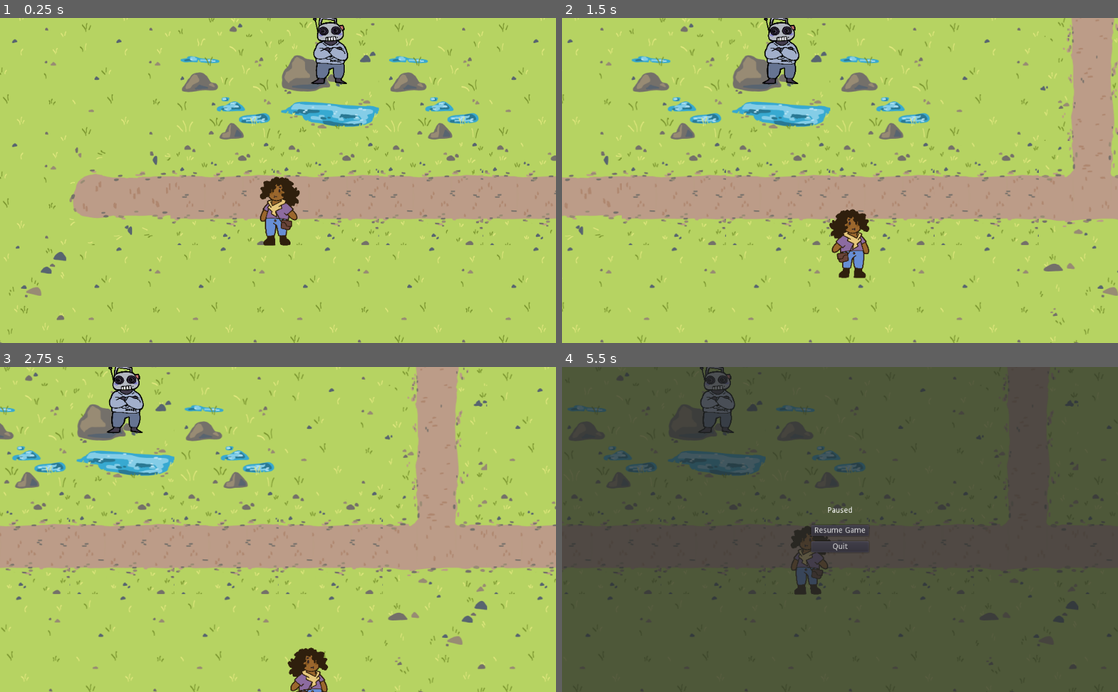
Above: before the commit, frames 1-4 (two rows, left to right).
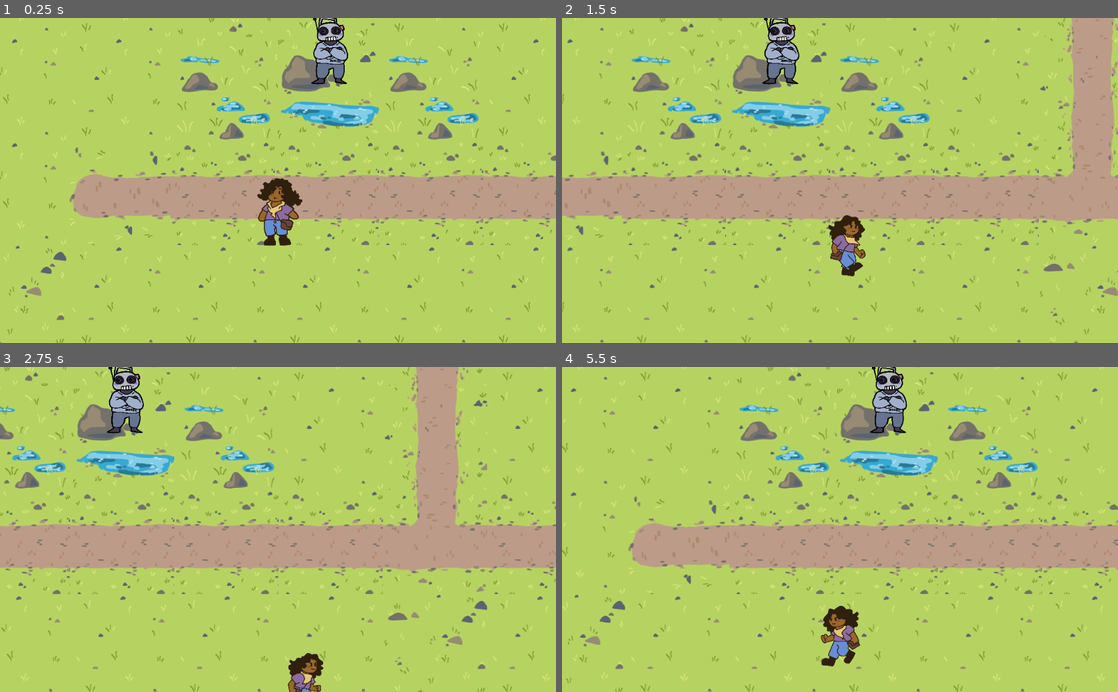
Above: after the commit, the same moments.

Repository: FabulouslyFloor/We-Ain-t-Got-Rhythm
Game: Godot game, scene res://Overworld.tscn
The game is run twice, just before and just after one commit, with the same random seed, the same clock (stepped at 60 frames per second) and the same inputs.
Inputs:
- Up to frame 1 (0.25 s): no input
- Up to frame 2 (1.5 s): hold Right 0.53-1.28 s; hold Q 0.53-1.28 s; hold Down from 1.28 s (still down); tap Q at 1.35 s
- Up to frame 3 (2.75 s): release Down at 2.03 s; hold Right from 2.03 s (still down); hold Q from 2.03 s (still down)
- Up to frame 4 (5.5 s): release Right at 2.78 s; release Q at 2.78 s; hold Up 2.78-3.53 s; tap Q at 2.85, 4.35 s; hold Q 3.53-4.28 s; hold Left 3.53-5.03 s; tap Escape (pause, bound only before the commit) at 4.15 s; hold Down from 5.03 s (still down); hold Q from 5.03 s (still down)

The runs differ from the first frame. In frame 1, 0.5% of the frame differs, in the area x 46-55%, y 48-71%; in frame 2, 0.8%; in frame 3, 0.6%; in frame 4, 100%, in the area x 0-100%, y 0-100%.

Commit message:
uh oh!

Diff:
--- a/Rhythm Game/LevelSpawnCoding/project.godot
+++ b/Rhythm Game/LevelSpawnCoding/project.godot
@@ -21,7 +21,3 @@
 [physics]
 
 common/enable_pause_aware_picking=true
-
-[rendering]
-
-environment/default_environment="res://default_env.tres"
--- a/Rhythm Game/MainCharacter.gd
+++ b/Rhythm Game/MainCharacter.gd
@@ -1,10 +1,6 @@
-extends Sprite
+extends KinematicBody2D
 
-
-# Declare member variables here. Examples:
-# var a = 2
-# var b = "text"
-
+onready var animated_sprite = $animated_sprite
 
 # Called when the node enters the scene tree for the first time.
 func _ready():
@@ -15,23 +11,53 @@
 # Called every frame. 'delta' is the elapsed time since the previous frame.
 func _process(delta):
 	if Input.is_key_pressed(KEY_UP):
+		animated_sprite.play("run")
 		self.position.y -= 5
 		if !$SoundWalk.is_playing():
 			$SoundWalk.play()
-	if Input.is_key_pressed(KEY_DOWN):
+	elif Input.is_key_pressed(KEY_UP) and Input.is_key_pressed(KEY_LEFT):
+		animated_sprite.play("run")
+		self.position.y -= 5
+		self.position.x -= 5
+		if !$SoundWalk.is_playing():
+			$SoundWalk.play()
+	elif Input.is_key_pressed(KEY_UP) and Input.is_key_pressed(KEY_RIGHT):
+		animated_sprite.play("run")
+		self.position.y -= 5
+		self.position.x += 5
+		if !$SoundWalk.is_playing():
+			$SoundWalk.play()
+	elif Input.is_key_pressed(KEY_DOWN):
+		animated_sprite.play("run")
 		self.position.y += 5
 		if !$SoundWalk.is_playing():
 			$SoundWalk.play()
-	if Input.is_key_pressed(KEY_LEFT):
+	elif Input.is_key_pressed(KEY_DOWN) and Input.is_key_pressed(KEY_LEFT):
+		animated_sprite.play("run")
+		self.position.y += 5
+		self.position.x -= 5
+		if !$SoundWalk.is_playing():
+			$SoundWalk.play()
+	elif Input.is_key_pressed(KEY_DOWN) and Input.is_key_pressed(KEY_RIGHT):
+		animated_sprite.play("run")
+		self.position.y += 5
+		self.position.x += 5
+		if !$SoundWalk.is_playing():
+			$SoundWalk.play()
+	elif Input.is_key_pressed(KEY_LEFT):
+		animated_sprite.play("run")
 		self.position.x -= 5
 		self.scale.x = 0.197
 		if !$SoundWalk.is_playing():
 			$SoundWalk.play()
-	if Input.is_key_pressed(KEY_RIGHT):
+	elif Input.is_key_pressed(KEY_RIGHT):
+		animated_sprite.play("run")
 		self.position.x += 5
 		self.scale.x = -0.197
 		if !$SoundWalk.is_playing():
 			$SoundWalk.play()
+	else:
+		animated_sprite.play("idle")
 
 
 func _on_Area2D_body_entered(body):
--- a/Rhythm Game/Overworld.gd
+++ b/Rhythm Game/Overworld.gd
@@ -1,10 +1,14 @@
 extends TileMap
 
 
+# Declare member variables here. Examples:
+# var a = 2
+# var b = "text"
+
+
+# Called when the node enters the scene tree for the first time.
 func _ready():
-
-	get_viewport().audio_listener_enable_2d = true
-
-func _BG_Music():
-	if !$OverworldMusic.is_Playing():
-		$OverworldMusic.play()
+	pass
+# Called every frame. 'delta' is the elapsed time since the previous frame.
+#func _process(delta):
+#	pass
--- a/Rhythm Game/Overworld.tscn
+++ b/Rhythm Game/Overworld.tscn
@@ -8,15 +8,34 @@
 [ext_resource path="res://Sprites/SpeechBubble.png" type="Texture" id=6]
 [ext_resource path="res://Sounds/Single-footstep-in-grass-G-www.fesliyanstudios.com.mp3" type="AudioStream" id=7]
 [ext_resource path="res://Overworld/showtune-city-ROUGH.png" type="Texture" id=8]
-[ext_resource path="res://Sprites/mc-idle-frame1.png" type="Texture" id=9]
+[ext_resource path="res://Sprites/Animations/mc-idle-frame1.png" type="Texture" id=9]
 [ext_resource path="res://Overworld.gd" type="Script" id=10]
-[ext_resource path="res://PauseMenu.tscn" type="PackedScene" id=12]
+[ext_resource path="res://Sprites/Animations/mc-idle-frame2.png" type="Texture" id=11]
+[ext_resource path="res://Sprites/Animations/mc-run-frame4.png" type="Texture" id=12]
+[ext_resource path="res://Sprites/Animations/mc-run-frame1.png" type="Texture" id=13]
+[ext_resource path="res://Sprites/Animations/mc-run-frame2.png" type="Texture" id=14]
+[ext_resource path="res://Sprites/Animations/mc-run-frame6.png" type="Texture" id=15]
+[ext_resource path="res://Sprites/Animations/mc-run-frame5.png" type="Texture" id=16]
+[ext_resource path="res://Sprites/Animations/mc-run-frame3.png" type="Texture" id=17]
 
 [sub_resource type="RectangleShape2D" id=2]
 extents = Vector2( 319.797, 363.611 )
 
 [sub_resource type="CircleShape2D" id=3]
 radius = 397.806
+
+[sub_resource type="SpriteFrames" id=4]
+animations = [ {
+"frames": [ ExtResource( 9 ), ExtResource( 11 ) ],
+"loop": true,
+"name": "idle",
+"speed": 4.0
+}, {
+"frames": [ ExtResource( 13 ), ExtResource( 17 ), ExtResource( 12 ), ExtResource( 14 ), ExtResource( 16 ), ExtResource( 15 ) ],
+"loop": true,
+"name": "run",
+"speed": 8.0
+} ]
 
 [sub_resource type="CircleShape2D" id=1]
 radius = 399.603
@@ -25,8 +44,6 @@
 __meta__ = {
 "_edit_horizontal_guides_": [ -1214.0 ]
 }
-
-[node name="OverworldMusic" type="AudioStreamPlayer2D" parent="."]
 
 [node name="Node2D" type="TileMap" parent="."]
 tile_set = ExtResource( 1 )
@@ -92,24 +109,28 @@
 [node name="CollisionShape2D" type="CollisionShape2D" parent="ShowtuneResident/Area2D"]
 shape = SubResource( 3 )
 
-[node name="Sprite" type="Sprite" parent="."]
+[node name="KinematicBody2D" type="KinematicBody2D" parent="."]
 position = Vector2( 582, 322 )
 rotation = 3.14159
 scale = Vector2( 0.197, -0.189 )
-texture = ExtResource( 9 )
 script = ExtResource( 3 )
 
-[node name="KinematicBody2D" type="KinematicBody2D" parent="Sprite"]
-
-[node name="CollisionShape2D" type="CollisionShape2D" parent="Sprite/KinematicBody2D"]
-shape = SubResource( 1 )
-
-[node name="SoundWalk" type="AudioStreamPlayer2D" parent="Sprite"]
+[node name="SoundWalk" type="AudioStreamPlayer2D" parent="KinematicBody2D"]
+scale = Vector2( 1, 1 )
 stream = ExtResource( 7 )
 volume_db = -12.0
 
-[node name="RemoteTransform2D" type="RemoteTransform2D" parent="Sprite"]
-remote_path = NodePath("../../Camera2D")
+[node name="animated_sprite" type="AnimatedSprite" parent="KinematicBody2D"]
+scale = Vector2( 1, 1 )
+frames = SubResource( 4 )
+animation = "idle"
+frame = 1
+
+[node name="RemoteTransform2D" type="RemoteTransform2D" parent="KinematicBody2D/animated_sprite"]
+remote_path = NodePath("../../../Camera2D")
+
+[node name="CollisionShape2D" type="CollisionShape2D" parent="KinematicBody2D"]
+shape = SubResource( 1 )
 
 [node name="Camera2D" type="Camera2D" parent="."]
 position = Vector2( 582, 322 )
@@ -123,14 +144,6 @@
 smoothing_enabled = true
 editor_draw_limits = true
 
-[node name="GUI" type="CanvasLayer" parent="."]
-
-[node name="PauseMenu" type="Control" parent="GUI"]
-margin_right = 40.0
-margin_bottom = 40.0
-
-[node name="PauseMenu2" parent="GUI" instance=ExtResource( 12 )]
-
 [connection signal="draw" from="PondMan" to="PondMan" method="_on_PondMan_draw"]
 [connection signal="draw" from="PondMan/SpeechBubble" to="PondMan" method="_on_SpeechBubble_draw"]
 [connection signal="body_entered" from="PondMan/Area2D" to="PondMan" method="_on_Area2D_body_entered"]
--- a/Rhythm Game/project.godot
+++ b/Rhythm Game/project.godot
@@ -18,14 +18,6 @@
 
 common/drop_mouse_on_gui_input_disabled=true
 
-[input]
-
-pause={
-"deadzone": 0.5,
-"events": [ Object(InputEventKey,"resource_local_to_scene":false,"resource_name":"","device":0,"alt":false,"shift":false,"control":false,"meta":false,"command":false,"pressed":false,"scancode":16777217,"physical_scancode":0,"unicode":0,"echo":false,"script":null)
- ]
-}
-
 [physics]
 
 common/enable_pause_aware_picking=true
Not shown: 1 places in Rhythm Game/Overworld.tscn that only renumber resources
Binary file added: Rhythm Game/Sprites/Animations/mc-idle-frame1.png
Not shown, added: Rhythm Game/Sprites/Animations/mc-idle-frame1.png.import
Binary file added: Rhythm Game/Sprites/Animations/mc-idle-frame2.png
Not shown, added: Rhythm Game/Sprites/Animations/mc-idle-frame2.png.import
Binary file added: Rhythm Game/Sprites/Animations/mc-run-frame1.png
Not shown, added: Rhythm Game/Sprites/Animations/mc-run-frame1.png.import
Binary file added: Rhythm Game/Sprites/Animations/mc-run-frame2.png
Not shown, added: Rhythm Game/Sprites/Animations/mc-run-frame2.png.import
Binary file added: Rhythm Game/Sprites/Animations/mc-run-frame3.png
Not shown, added: Rhythm Game/Sprites/Animations/mc-run-frame3.png.import
Binary file added: Rhythm Game/Sprites/Animations/mc-run-frame4.png
(and 5 more such lines)
